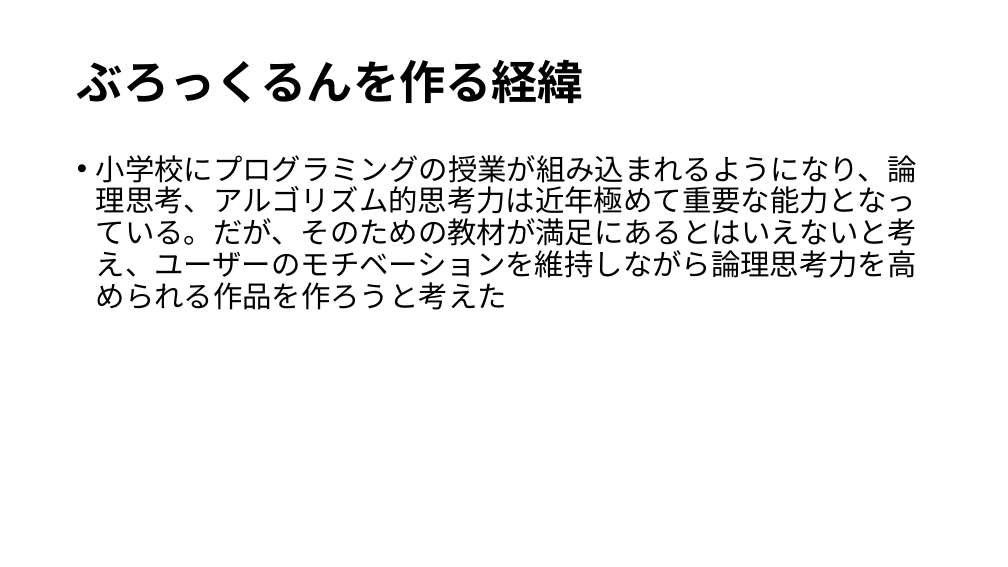
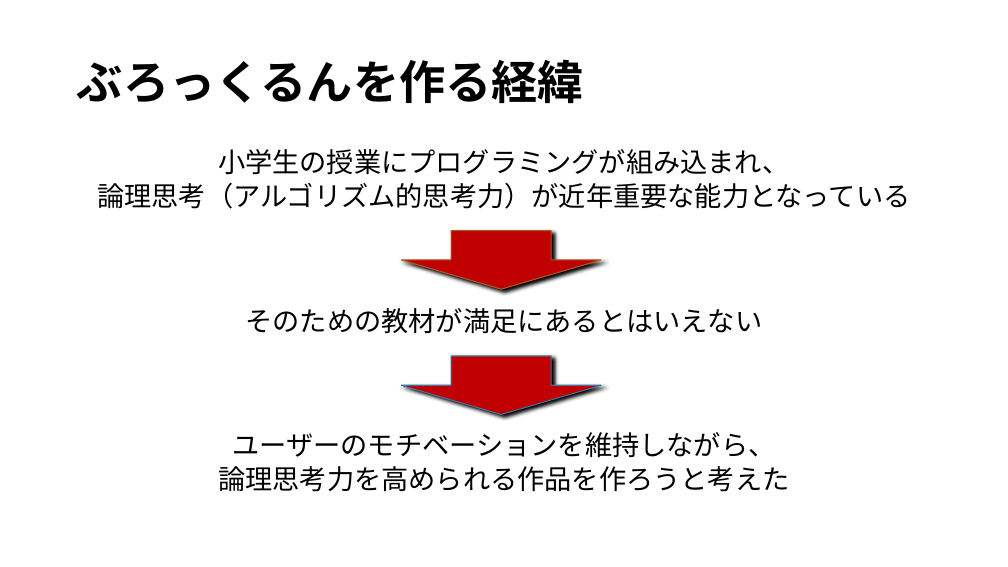
Before and after one commit to WhiteF326/0818_newDev, a slide deck: slide 3 of happyou.pptx. Drawn at 1008x567 pixels with LibreOffice and Linux fonts; fonts in the diff are those of the drawing. Boxes give left, top, right and bottom in pixels: in the first picture for what was removed or moved away, otherwise in the second. Text is boxed around its words. In the diff, an @@ line names an element or a change of style, - is before the commit and + after.

```diff
--- a/happyou.pptx
+++ b/happyou.pptx
@@ text at <box>97,149,910,492</box>: text changed; size 28 to 25.9 pt @@
-• 小学校にプログラミングの授業が組み込まれるようになり、論理思考、アルゴリズム的思考力は近年極めて重要な能力となっている。だが、そのための教材が満足にあるとはいえないと考え、ユーザーのモチベーションを維持しながら論理思考力を高められる作品を作ろうと考えた
+小学生の授業にプログラミングが組み込まれ、
+論理思考（アルゴリズム的思考力）が近年重要な能力となっている
+そのための教材が満足にあるとはいえない
+ユーザーのモチベーションを維持しながら、
+論理思考力を高められる作品を作ろうと考えた
@@ down arrow added at <box>402,231,602,289</box>, fill #C00000, outline #AF5C24 1 pt @@
@@ down arrow added at <box>402,356,602,414</box>, fill #C00000, outline #43739E 1 pt @@
```
Also in this commit, not shown: 4 other slides changed, 8 slides added.
